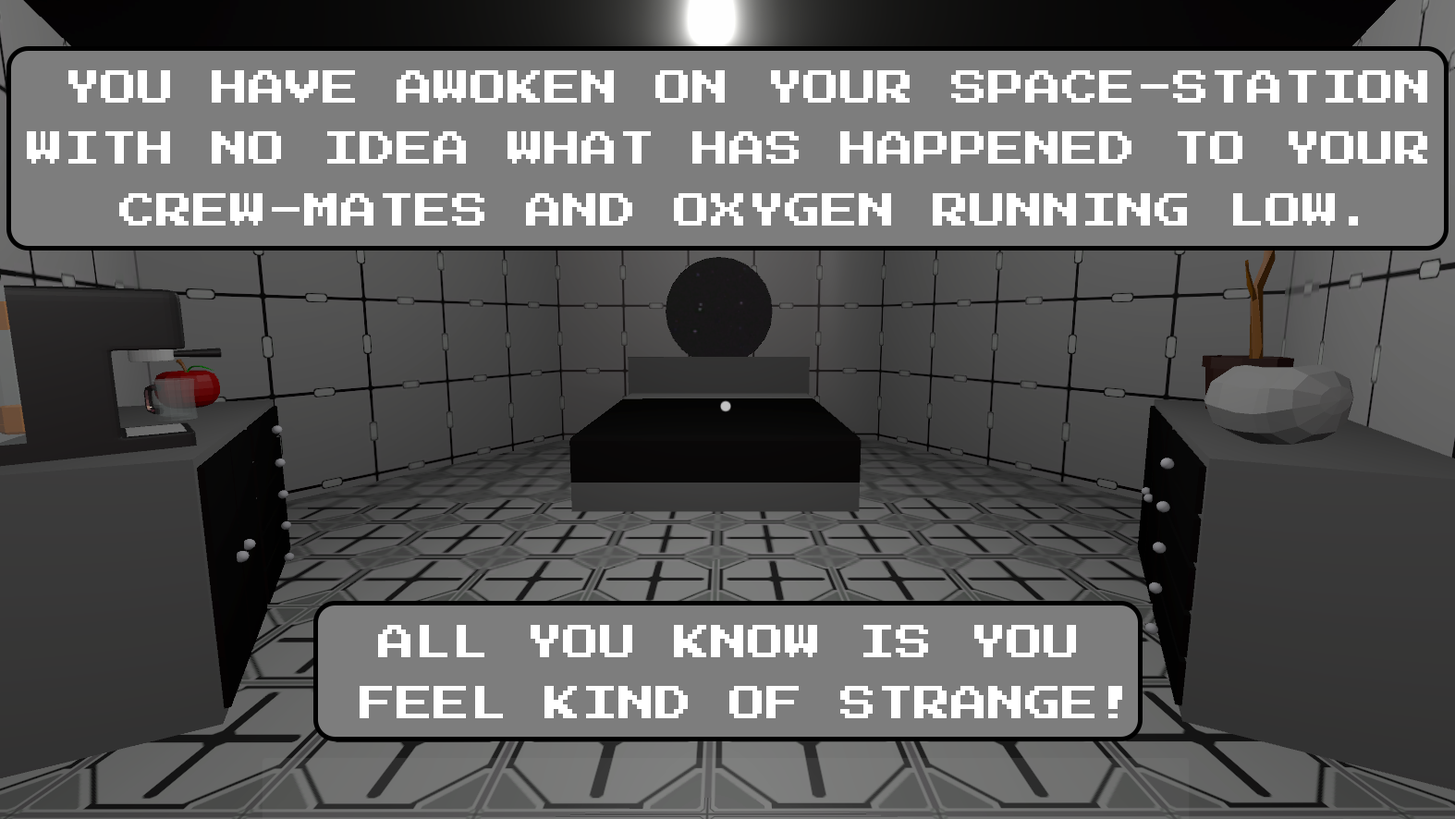
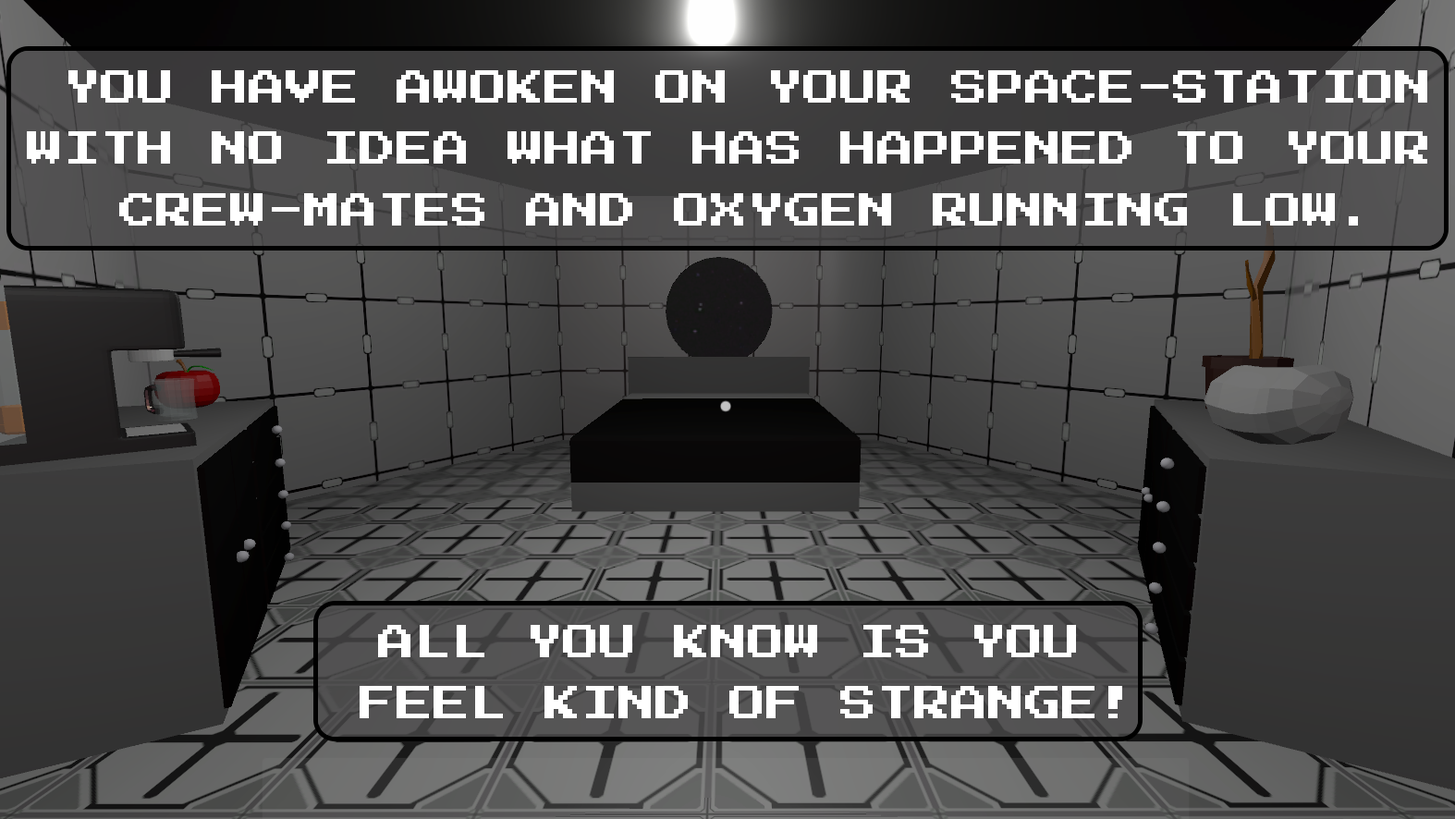
Layered file, before and after one edit (1455 × 819). Changes by layer:
painted on "Rectangle 1 copy 4" over [317, 605, 1138, 737]
painted on "Rectangle 1 copy 3" over [11, 50, 1444, 246]
